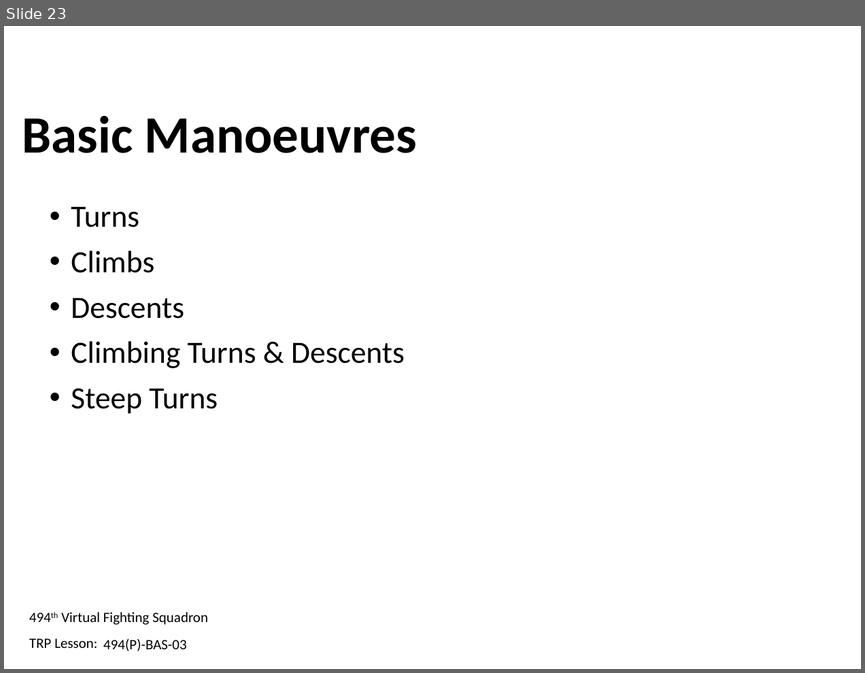
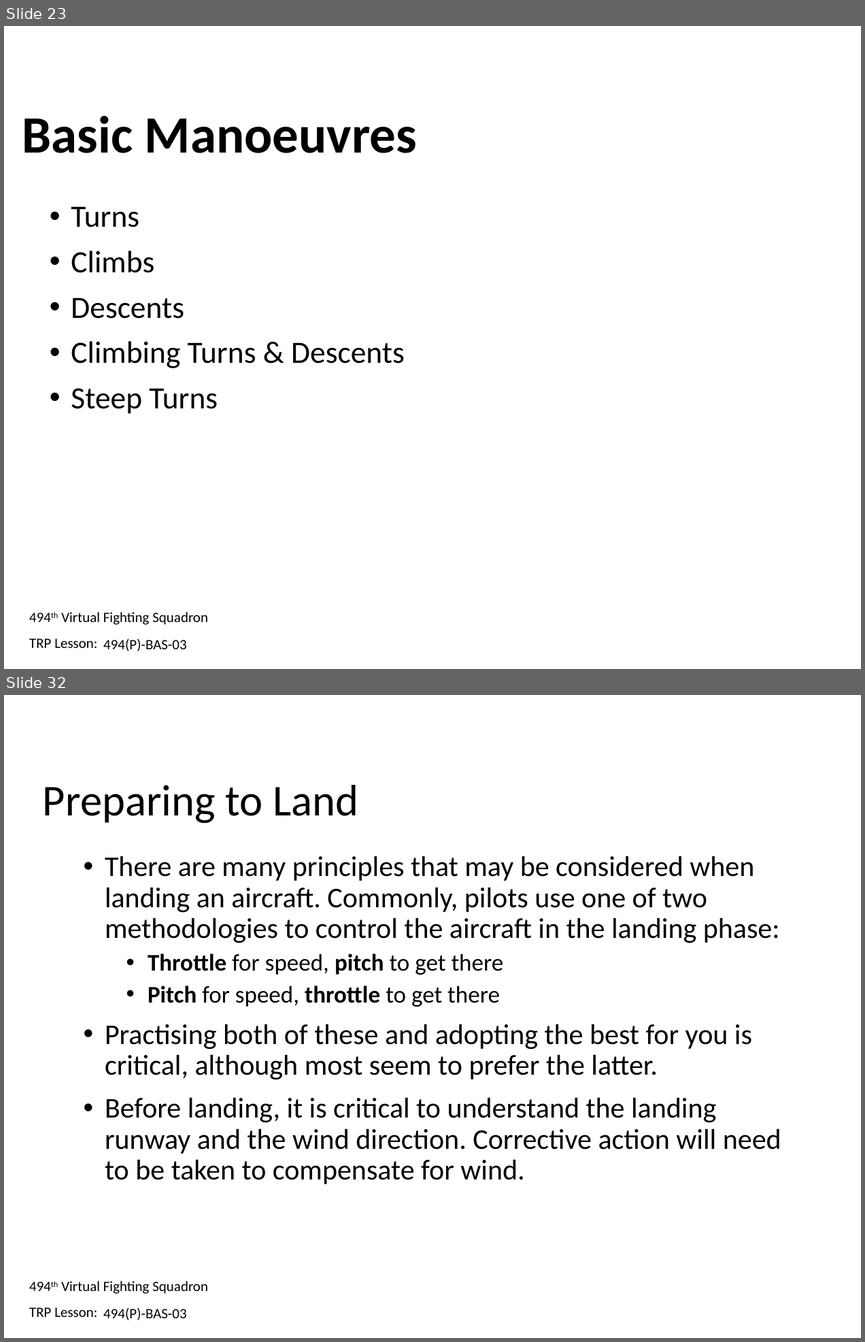
Before and after one commit to 132nd-vWing/132-TRP-494, a slide deck: TRP/BAS/BAS-03/494-BAS-03 - Trainee Presentation.pptx. Shown one above the other, each under a label of ours: slide 23 before the commit, slides 23 and 32 after it; the slides between them are not shown. The pictures are 865x673 and 865x1342 pixels, drawn with LibreOffice and Linux fonts; fonts in the diff are those of the drawing; background and template pictures are left out. Boxes give left, top, right and bottom in pixels: in the first picture for what was removed or moved away, otherwise in the second. Text is boxed around its words. In the diff, an @@ line names an element or a change of style, - is before the commit and + after.

```diff
--- a/TRP/BAS/BAS-03/494-BAS-03 - Trainee Presentation.pptx
+++ b/TRP/BAS/BAS-03/494-BAS-03 - Trainee Presentation.pptx
@@ slide 32 added at (x1=4, y1=695, x2=861, y2=1338), background #FFFFFF; not listed: 2 template elements that a slide beside it also shows @@
@@ title added at (x1=43, y1=785, x2=358, y2=823), 37 pt, text #000000 @@
+Preparing to Land
@@ text added at (x1=105, y1=855, x2=781, y2=1184), 24 pt, text #000000 @@
+• There are many principles that may be considered when landing an aircraft. Commonly, pilots use one of two methodologies to control the aircraft in the landing phase:
+  • Throttle for speed, pitch to get there
+  • Pitch for speed, throttle to get there
+• Practising both of these and adopting the best for you is critical, although most seem to prefer the latter.
+• Before landing, it is critical to understand the landing runway and the wind direction. Corrective action will need to be taken to compensate for wind.
@@ text added at (x1=103, y1=1308, x2=186, y2=1320), 12 pt, text #000000 @@
+494(P)-BAS-03
```
Also in this commit, not shown: 3 slides changed, 14 other slides added.
